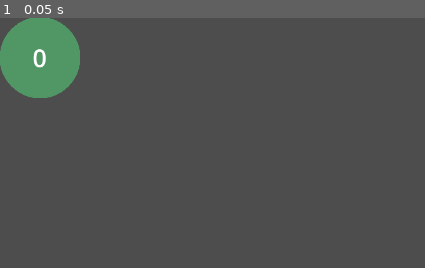
Above: before the commit, frame 1.
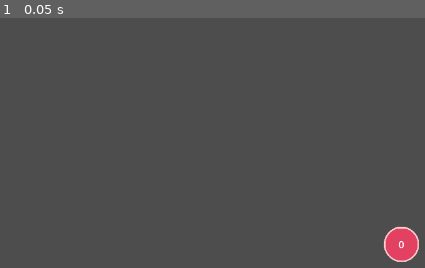
Above: after the commit, the same moment.

Repository: rafarillo/union-find-visualizer
Game: Godot game, scene res://Scenes/Node.tscn
Same seed, same stepped clock (60 frames per second), same inputs: the game is played once before the commit and once after it. The project has no main scene, so this scene is started directly.
Inputs:
- Up to frame 1 (0.05 s): no input

The runs differ from the first frame. In frame 1, 5.8% of the frame differs, in the area x 0-99%, y 0-98%.

Commit message:
Improve visuals

Diff:
--- a/2D/ButtonStyleBox.tres
+++ b/2D/ButtonStyleBox.tres
@@ -4,4 +4,4 @@
 
 [resource]
 texture = ExtResource("1_5ec4s")
-modulate_color = Color(0.3188376, 0.590895, 0.4012336, 1)
+modulate_color = Color(0.8862745, 0.25490198, 0.38039216, 1)
--- a/Scenes/Node.tscn
+++ b/Scenes/Node.tscn
@@ -1,6 +1,7 @@
-[gd_scene load_steps=7 format=3 uid="uid://e56xipt3664c"]
+[gd_scene load_steps=8 format=3 uid="uid://e56xipt3664c"]
 
 [ext_resource type="Theme" uid="uid://difw0bvmt52td" path="res://2D/ButtonTheme.tres" id="1_05h8r"]
+[ext_resource type="Texture2D" uid="uid://blcely4t06tva" path="res://2D/RoundedBG.png" id="1_fffut"]
 [ext_resource type="Script" uid="uid://wo0ibsy5qe1v" path="res://Scripts/UI/ColorAnimator.gd" id="2_05h8r"]
 [ext_resource type="StyleBox" uid="uid://cajsq6vpqbeyc" path="res://2D/ButtonStyleBox.tres" id="3_of6nh"]
 [ext_resource type="Script" uid="uid://cvp3dpkojbh8l" path="res://Scripts/UI/TransformAnimator.gd" id="4_r1888"]
@@ -15,31 +16,50 @@
 
 [node name="Node" type="Control"]
 layout_mode = 3
-anchors_preset = 15
-anchor_right = 1.0
-anchor_bottom = 1.0
+anchors_preset = 8
+anchor_left = 0.5
+anchor_top = 0.5
+anchor_right = 0.5
+anchor_bottom = 0.5
 grow_horizontal = 2
 grow_vertical = 2
+scale = Vector2(0.4, 0.4)
 
-[node name="Button" type="Button" parent="."]
+[node name="TextureRect" type="TextureRect" parent="."]
+self_modulate = Color(0.9906704, 0.80817497, 0.82004964, 1)
+show_behind_parent = true
 layout_mode = 1
-anchors_preset = -1
-offset_left = 0.15999603
-offset_right = 128.16
-offset_bottom = 128.0
+anchors_preset = 8
+anchor_left = 0.5
+anchor_top = 0.5
+anchor_right = 0.5
+anchor_bottom = 0.5
+offset_left = -64.0
+offset_top = -64.0
+offset_right = 76.0
+offset_bottom = 76.0
+grow_horizontal = 2
+grow_vertical = 2
+pivot_offset = Vector2(70, 70)
+texture = ExtResource("1_fffut")
+
+[node name="Button" type="Button" parent="TextureRect"]
+layout_mode = 1
+anchors_preset = 8
+anchor_left = 0.5
+anchor_top = 0.5
+anchor_right = 0.5
+anchor_bottom = 0.5
+offset_left = -64.0
+offset_top = -64.0
+offset_right = 64.0
+offset_bottom = 64.0
+grow_horizontal = 2
+grow_vertical = 2
 pivot_offset = Vector2(64, 64)
 theme = ExtResource("1_05h8r")
 
-[node name="ColorAnimator" type="Node" parent="Button"]
-script = ExtResource("2_05h8r")
-buttonStyleBox = ExtResource("3_of6nh")
-curve = SubResource("Curve_of6nh")
-
-[node name="TransformAnimator" type="Node" parent="Button"]
-script = ExtResource("4_r1888")
-curve = SubResource("Curve_fffut")
-
-[node name="RichTextLabel" type="RichTextLabel" parent="Button"]
+[node name="RichTextLabel" type="RichTextLabel" parent="TextureRect/Button"]
 layout_mode = 1
 anchors_preset = -1
 anchor_right = 1.0
@@ -55,11 +75,20 @@
 horizontal_alignment = 1
 vertical_alignment = 1
 
-[connection signal="button_down" from="Button" to="Button/ColorAnimator" method="_on_button_button_down"]
-[connection signal="button_down" from="Button" to="Button/TransformAnimator" method="_on_button_button_down"]
-[connection signal="button_up" from="Button" to="Button/ColorAnimator" method="_on_button_button_up"]
-[connection signal="button_up" from="Button" to="Button/TransformAnimator" method="_on_button_button_up"]
-[connection signal="mouse_entered" from="Button" to="Button/ColorAnimator" method="_on_button_mouse_entered"]
-[connection signal="mouse_entered" from="Button" to="Button/TransformAnimator" method="_on_button_mouse_entered"]
-[connection signal="mouse_exited" from="Button" to="Button/ColorAnimator" method="_on_button_mouse_exited"]
-[connection signal="mouse_exited" from="Button" to="Button/TransformAnimator" method="_on_button_mouse_exited"]
+[node name="ColorAnimator" type="Node" parent="TextureRect"]
+script = ExtResource("2_05h8r")
+buttonStyleBox = ExtResource("3_of6nh")
+curve = SubResource("Curve_of6nh")
+
+[node name="TransformAnimator" type="Node" parent="TextureRect"]
+script = ExtResource("4_r1888")
+curve = SubResource("Curve_fffut")
+
+[connection signal="button_down" from="TextureRect/Button" to="TextureRect/ColorAnimator" method="_on_button_button_down"]
+[connection signal="button_down" from="TextureRect/Button" to="TextureRect/TransformAnimator" method="_on_button_button_down"]
+[connection signal="button_up" from="TextureRect/Button" to="TextureRect/ColorAnimator" method="_on_button_button_up"]
+[connection signal="button_up" from="TextureRect/Button" to="TextureRect/TransformAnimator" method="_on_button_button_up"]
+[connection signal="mouse_entered" from="TextureRect/Button" to="TextureRect/ColorAnimator" method="_on_button_mouse_entered"]
+[connection signal="mouse_entered" from="TextureRect/Button" to="TextureRect/TransformAnimator" method="_on_button_mouse_entered"]
+[connection signal="mouse_exited" from="TextureRect/Button" to="TextureRect/ColorAnimator" method="_on_button_mouse_exited"]
+[connection signal="mouse_exited" from="TextureRect/Button" to="TextureRect/TransformAnimator" method="_on_button_mouse_exited"]
--- a/Scripts/UI/TransformAnimator.gd
+++ b/Scripts/UI/TransformAnimator.gd
@@ -7,10 +7,10 @@
 var _targetSize: Vector2
 var _counter: float = 0
 var _originalSize: Vector2 = Vector2.ZERO
-var _button: Button
+var _button: Control
 
 func _ready() -> void:
-	_button = get_parent() as Button
+	_button = get_parent() as Control
 	_originalSize = _button.scale
 	_targetSize = _originalSize
 
